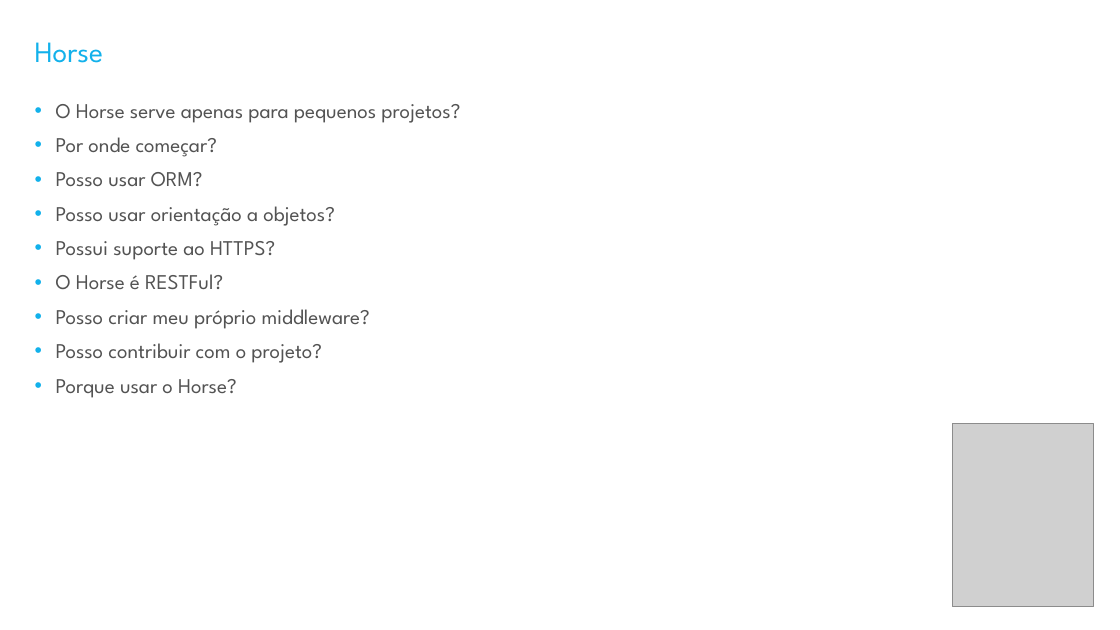
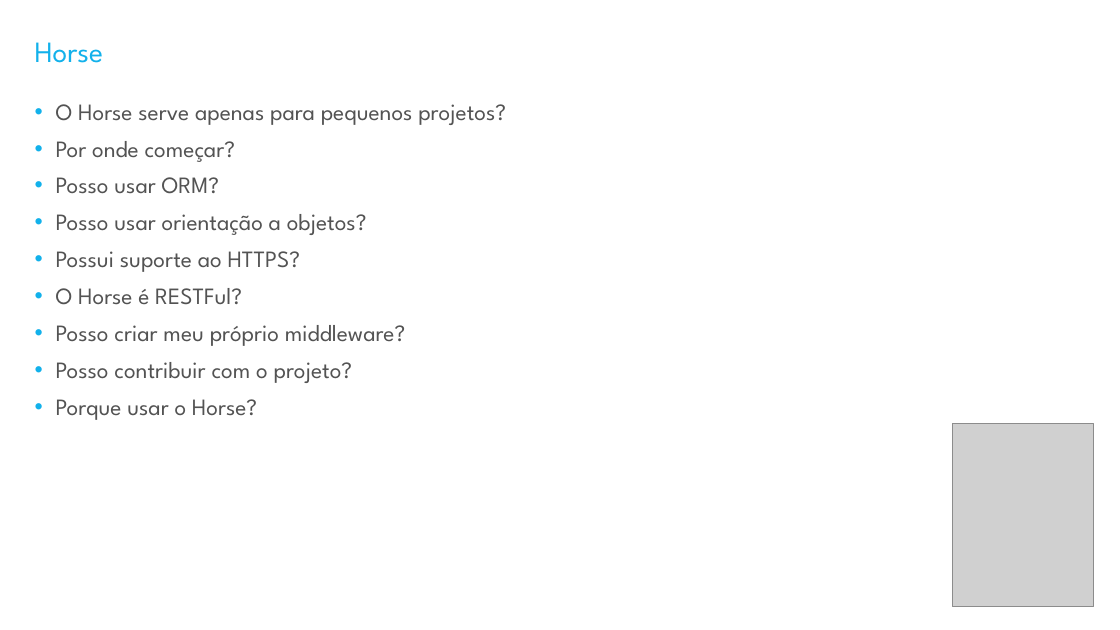
Before and after one commit to viniciussanchez/embarcadero-conference, a slide deck: slide 5 of 2020/Do Backend ao Frontend com Horse e Angular.pptx. Drawn at 1120x630 pixels with LibreOffice and Linux fonts; fonts in the diff are those of the drawing; grey boxes stand for pictures; background and template pictures are left out. Boxes give left, top, right and bottom in pixels: in the first picture for what was removed or moved away, otherwise in the second. Text is boxed around its words. In the diff, an @@ line names an element or a change of style, - is before the commit and + after.

```diff
--- a/2020/Do Backend ao Frontend com Horse e Angular.pptx
+++ b/2020/Do Backend ao Frontend com Horse e Angular.pptx
@@ text "O Horse serve apenas para ..." at <box>56,104,506,420</box>: size 18 to 20 pt @@
```
Also in this commit, not shown: 3 other slides changed.
